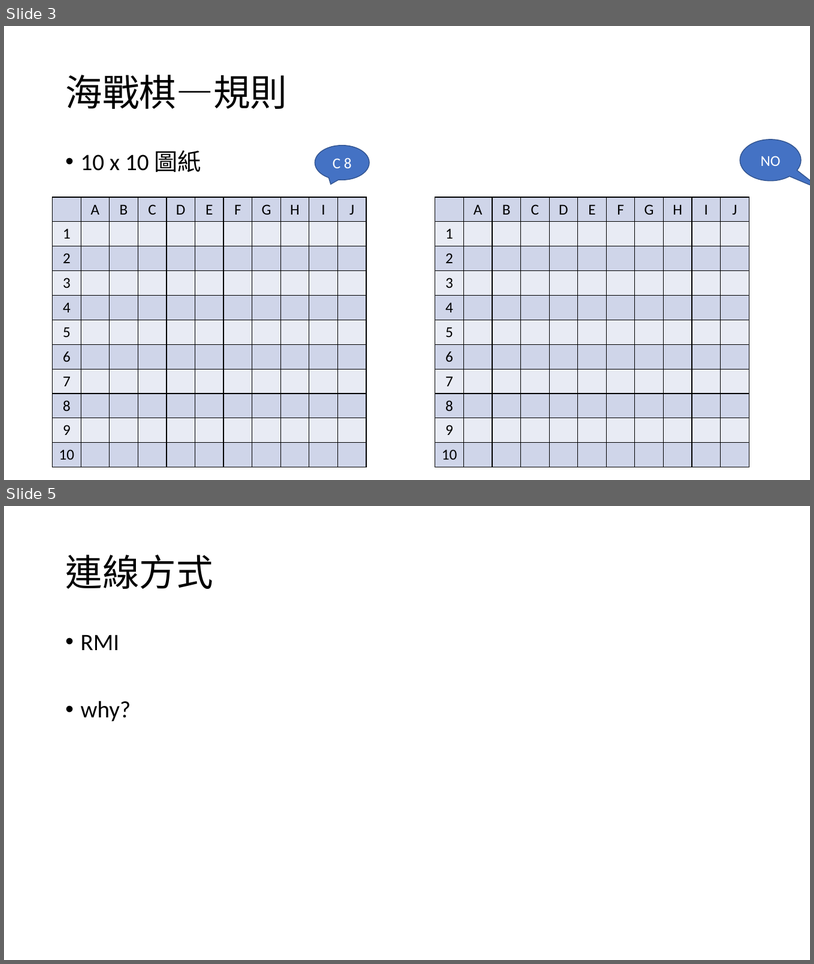
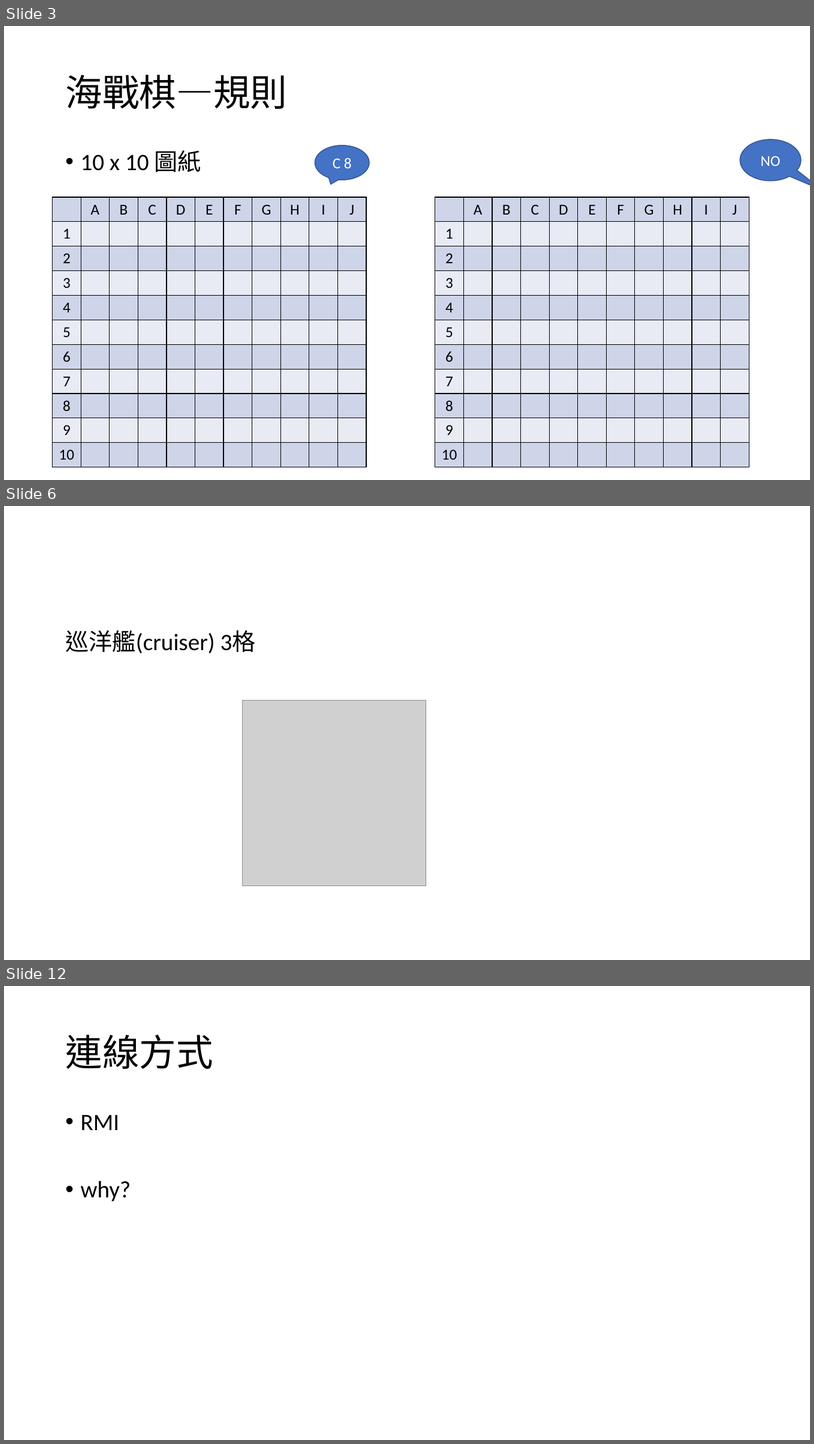
Before and after one commit to Joe-lin-ezra/BattleShip, a slide deck: doc/網路程式設計報告.pptx. Shown one above the other, each under a label of ours: slides 3 and 5 before the commit, slides 3, 6 and 12 after it; the slides between them are not shown. The pictures are 814x964 and 814x1444 pixels, drawn with LibreOffice and Linux fonts; fonts in the diff are those of the drawing; grey boxes stand for pictures. Boxes give left, top, right and bottom in pixels: in the first picture for what was removed or moved away, otherwise in the second. Text is boxed around its words. In the diff, an @@ line names an element or a change of style, - is before the commit and + after.

```diff
--- a/doc/網路程式設計報告.pptx
+++ b/doc/網路程式設計報告.pptx
@@ slide 6 added at [4, 506, 810, 960], background #FFFFFF @@
@@ text added at [65, 630, 256, 654], 28 pt, text #000000 @@
+巡洋艦(cruiser) 3格
@@ picture added at [242, 700, 426, 885] @@
@@ what was slide 5 is now slide 12 @@
```
Also in this commit, not shown: 1 slide changed, 6 other slides added.
